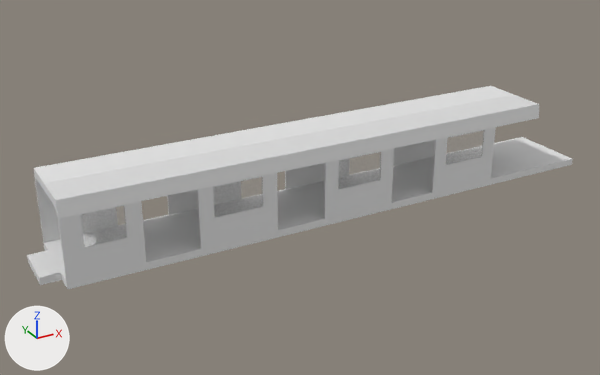
An edit to the FBX model Assets/Models/Car Body.fbx, drawn before and after from the same camera.
One viewpoint serves both versions: a camera (50 mm lens) standing at (-3.36, -21.84, 12.66) and looking at (8.78, 0.24, 1.63). Every picture has the same lights, and +X, +Y and +Z are marked at lower left. The older version comes first. Where no turn or scale is listed for an object, it has been applied to the vertices.

The first picture shows 'Accordion Floor', 'Ceiling', 'Cube', 'Dark', 'Floor'.
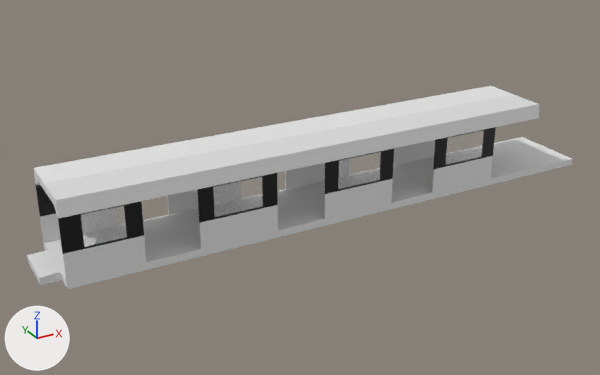
Boxes (x1, y1, x2, y2) around the edits, measured in the pictures (600 x 375 px):
'Dark', recoloured: (35, 127, 496, 254) in both

The edits, one by one:
Material 'Material.001' (mat_material_001) changes colour from white #e7e7e7 to black #000000; in linear values from (0.8, 0.8, 0.8) to (0.0, 0.0, 0.0).
